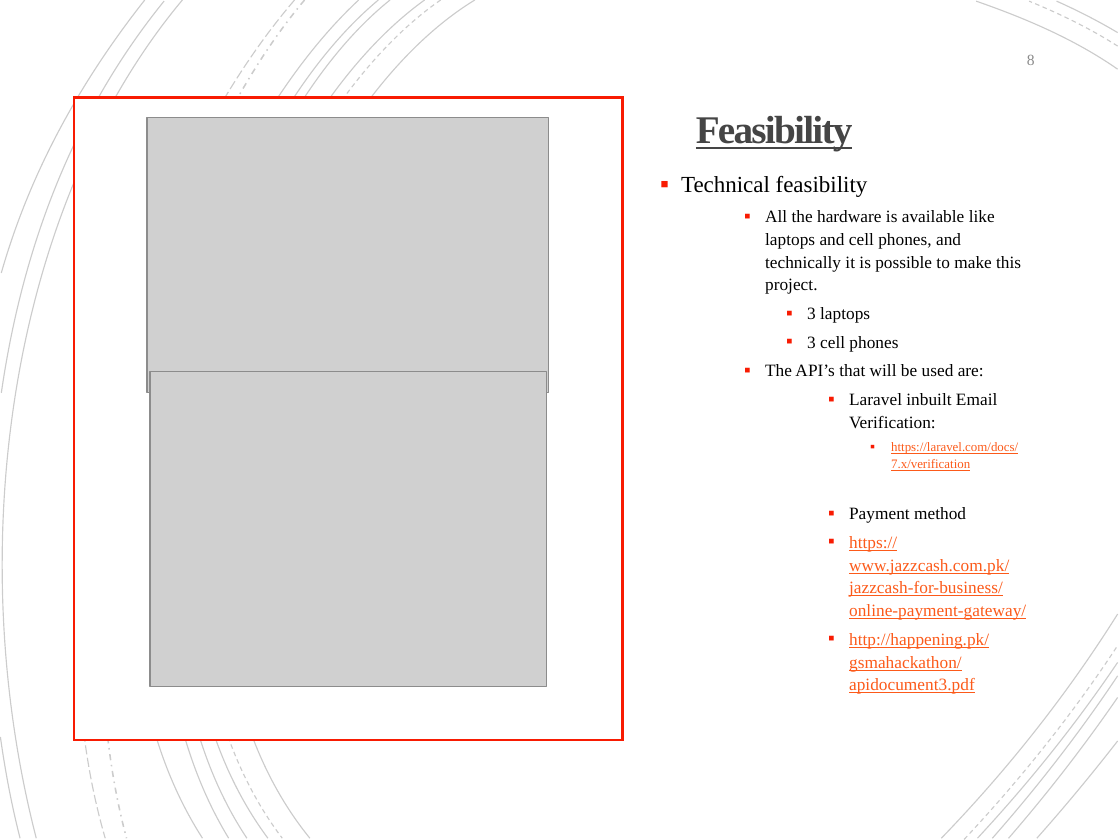
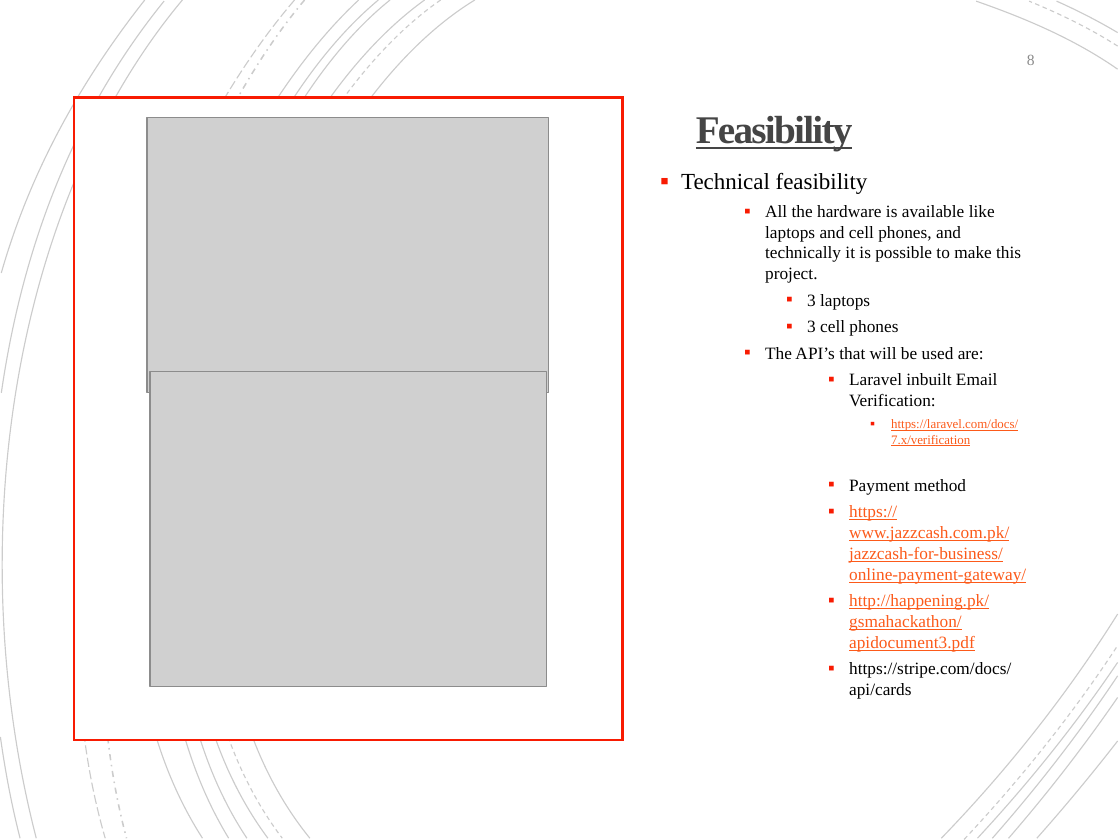
Before and after one commit to abdullah098/Final-year-proj, a slide deck: slide 8 of 10%/New after comments.pptx. Drawn at 1120x840 pixels with LibreOffice and Linux fonts; fonts in the diff are those of the drawing; grey boxes stand for pictures. Boxes give left, top, right and bottom in pixels: in the first picture for what was removed or moved away, otherwise in the second. Text is boxed around its words. In the diff, an @@ line names an element or a change of style, - is before the commit and + after.

Commit message:
update docs

```diff
--- a/10%/New after comments.pptx
+++ b/10%/New after comments.pptx
@@ text at (681, 172, 1026, 652): line spacing 1.1 to 1 @@
@@ text at (849, 662, 1011, 699): paragraph added @@
+        ▪ https://stripe.com/docs/api/cards
```
Also in this commit, not shown: 6 other slides changed, 1 other file.
